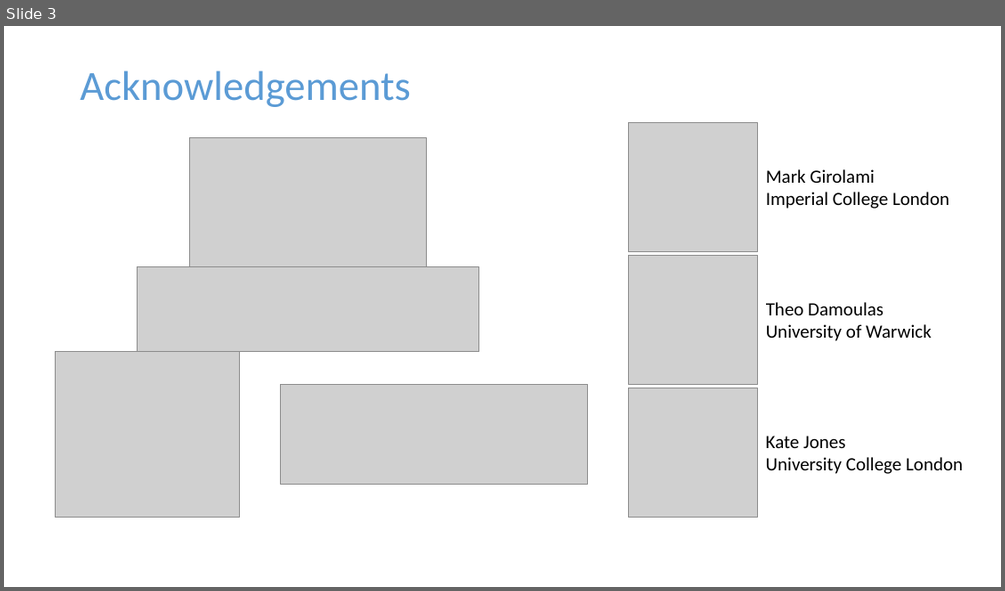
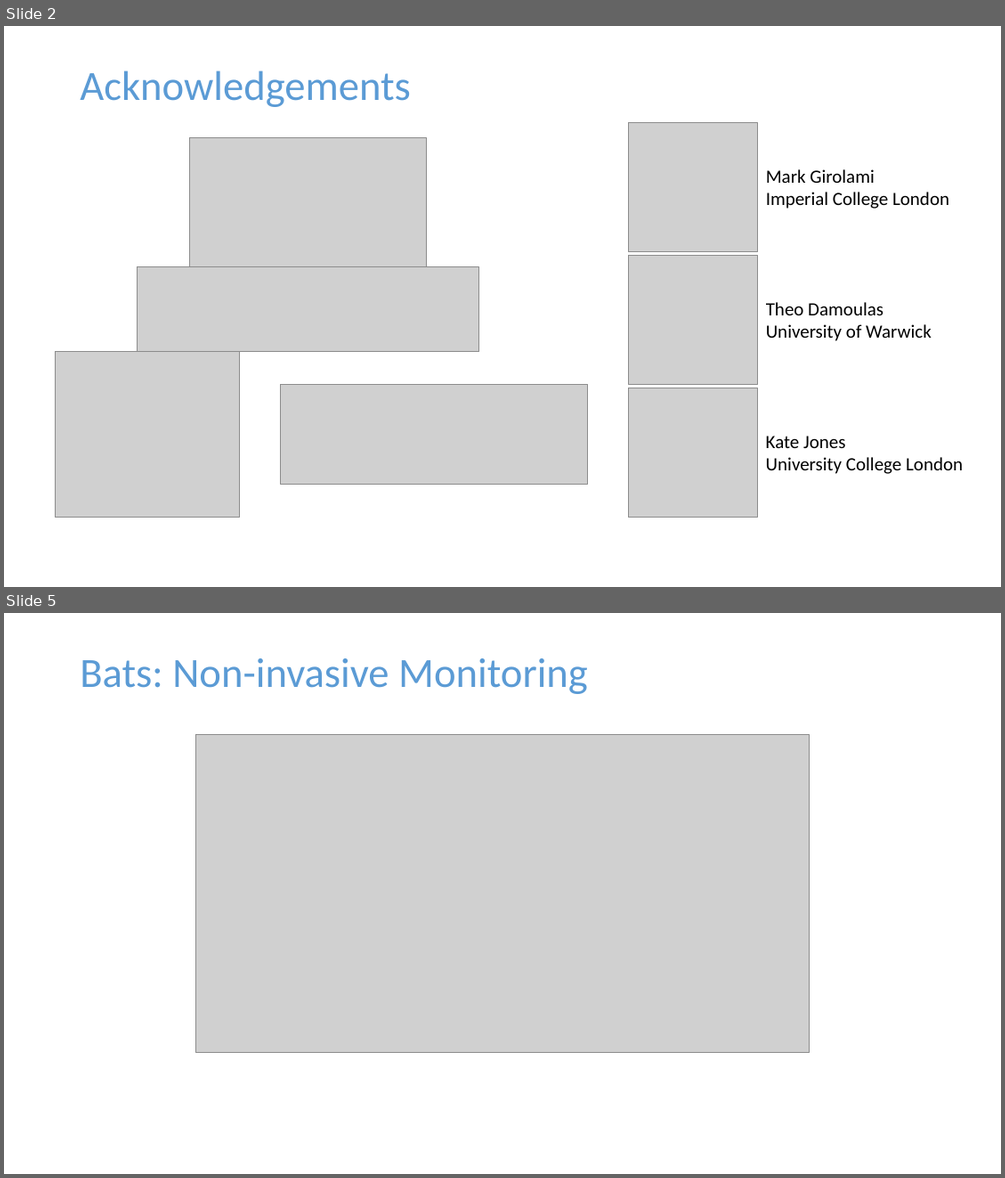
Before and after one commit to jpmeagher/SDS_Imperial, a slide deck: Presentation/Slides/Draft_0.pptx. Shown one above the other, each under a label of ours: slide 3 before the commit, slides 2 and 5 after it; the slides between them are not shown. The pictures are 1005x591 and 1005x1178 pixels, drawn with LibreOffice and Linux fonts; fonts in the diff are those of the drawing; grey boxes stand for pictures. Boxes give left, top, right and bottom in pixels: in the first picture for what was removed or moved away, otherwise in the second. Text is boxed around its words. In the diff, an @@ line names an element or a change of style, - is before the commit and + after.

```diff
--- a/Presentation/Slides/Draft_0.pptx
+++ b/Presentation/Slides/Draft_0.pptx
@@ slide 5 added at (x1=4, y1=613, x2=1001, y2=1174), background #FFFFFF @@
@@ title added at (x1=80, y1=658, x2=588, y2=694), 40 pt, text #5B9BD5 @@
+Bats: Non-invasive Monitoring
@@ picture added at (x1=195, y1=735, x2=809, y2=1052) @@
@@ what was slide 3 is now slide 2 @@
```
Also in this commit, not shown: 2 slides changed, 18 other slides added, 3 slides removed, 2 other files.
